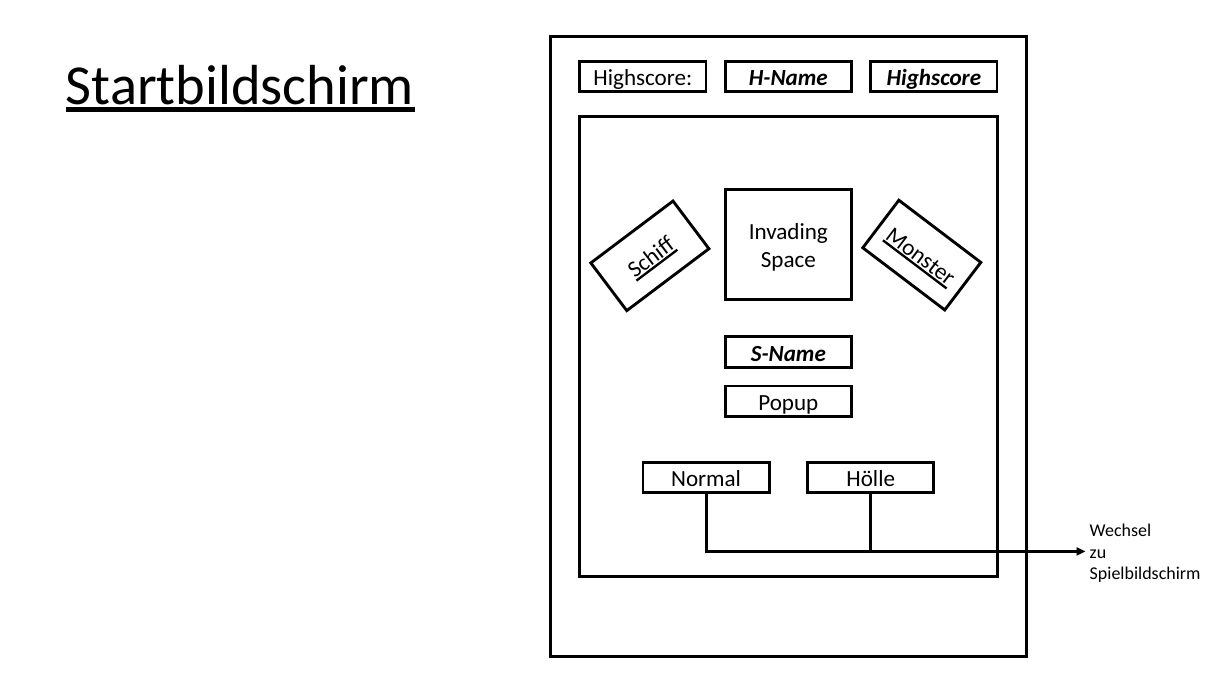
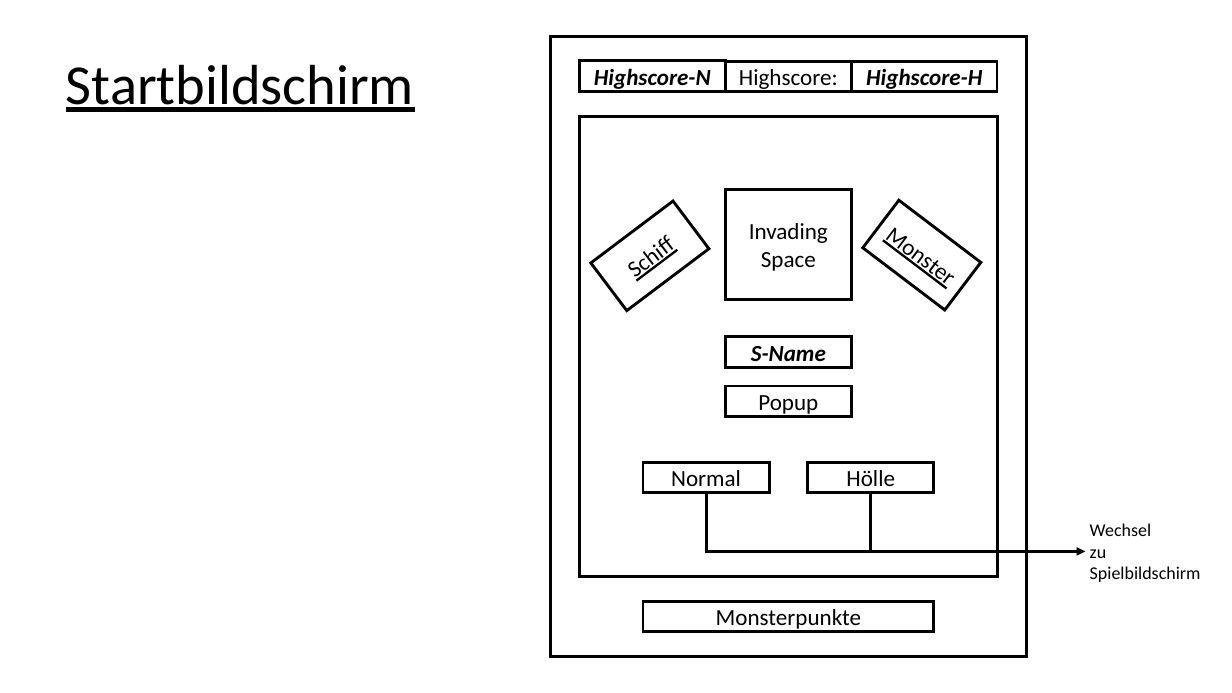
Before and after one commit to biggeR-data/Invading-Space, a slide deck: slide 2 of Mockup-GUI-Space-Invaders-final.pptx. Drawn at 1232x693 pixels with LibreOffice and Linux fonts; fonts in the diff are those of the drawing. Boxes give left, top, right and bottom in pixels: in the first picture for what was removed or moved away, otherwise in the second. Text is boxed around its words. In the diff, an @@ line names an element or a change of style, - is before the commit and + after.

```diff
--- a/Mockup-GUI-Space-Invaders-final.pptx
+++ b/Mockup-GUI-Space-Invaders-final.pptx
@@ rectangle added at (579,61,726,91), fill #FFFFFF, outline #000000 2.25 pt, 18 pt, text #000000, bold, italic @@
+Highscore-N
@@ rectangle "Highscore:": place and size @@
-rectangle "Highscore:" at (580,61,707,91)
+rectangle "Highscore:" at (726,61,852,91)
@@ rectangle removed at (726,61,852,91) @@
-H-Name
@@ rectangle "Highscore-H": place and size @@
-rectangle "Highscore-H" at (871,61,997,91)
+rectangle "Highscore-H" at (852,61,998,91)
@@ text in rectangle at (866,68,982,92): text changed @@
-Highscore
+Highscore-H
@@ rectangle added at (643,602,934,632), fill #FFFFFF, outline #000000 2.25 pt, 18 pt, text #000000 @@
+Monsterpunkte
```
Also in this commit, not shown: 1 other slide changed.
